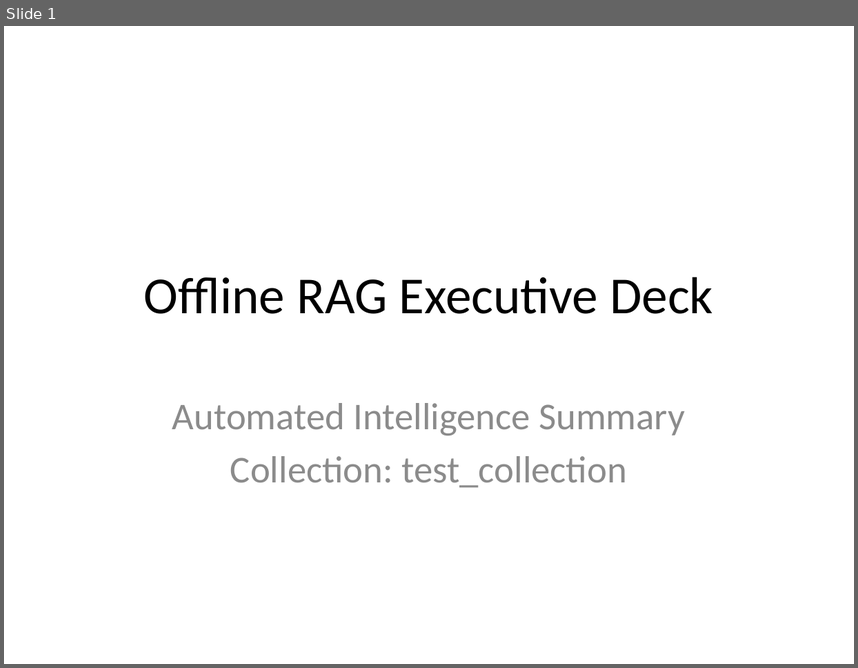
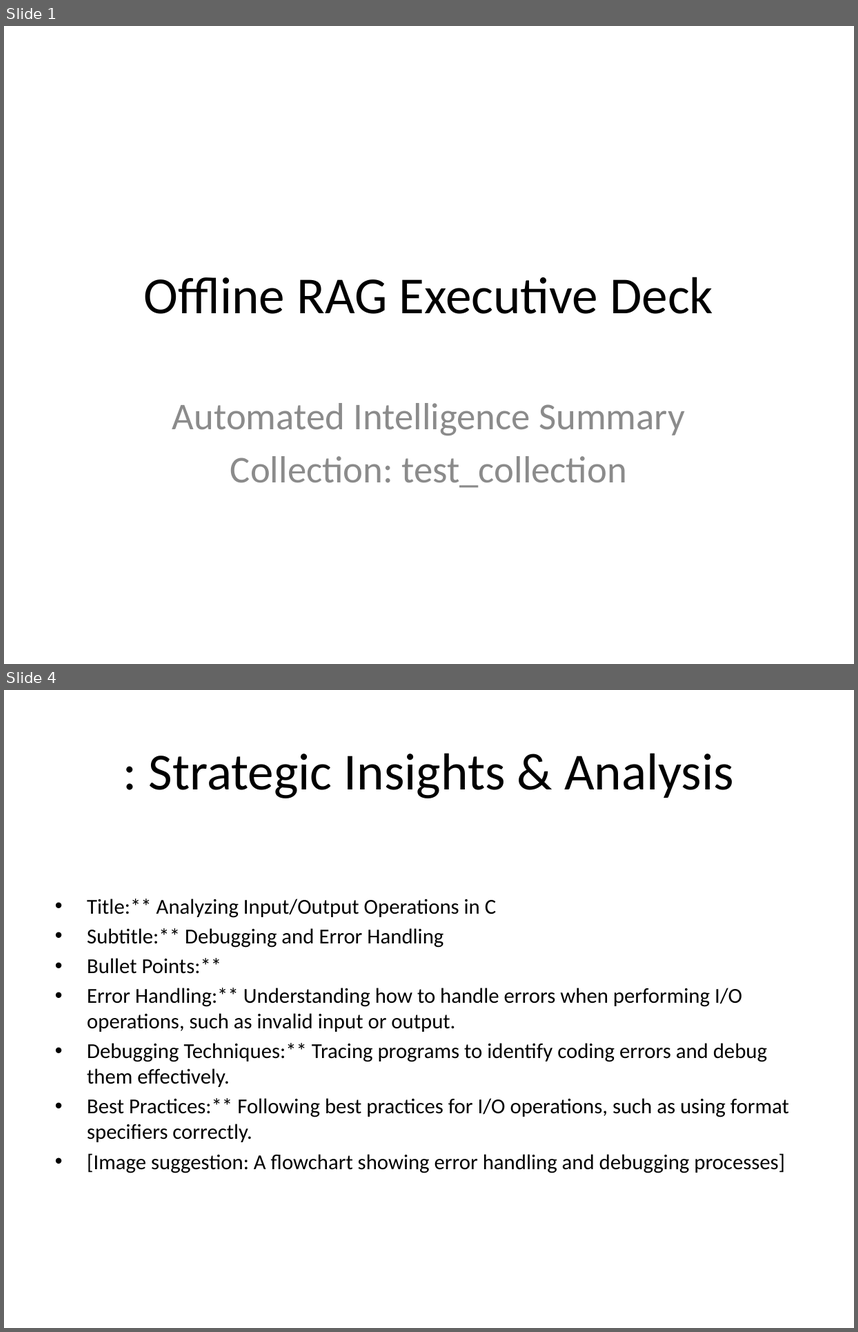
Before and after one commit to kalakonda-akshay/RAG, a slide deck: data/reports/audit_test.pptx. Shown one above the other, each under a label of ours: slide 1 before the commit, slides 1 and 4 after it; the slides between them are not shown. The pictures are 858x668 and 858x1332 pixels, drawn with LibreOffice and Linux fonts; fonts in the diff are those of the drawing. Boxes give left, top, right and bottom in pixels: in the first picture for what was removed or moved away, otherwise in the second. Text is boxed around its words. In the diff, an @@ line names an element or a change of style, - is before the commit and + after.

```diff
--- a/data/reports/audit_test.pptx
+++ b/data/reports/audit_test.pptx
@@ slide 4 added at box(4, 690, 854, 1328), background #FFFFFF @@
@@ title added at box(149, 753, 734, 798), 44 pt, text #000000 @@
+: Strategic Insights & Analysis
@@ text added at box(87, 898, 789, 1173), 18 pt, text #000000 @@
+• Title:** Analyzing Input/Output Operations in C
+• Subtitle:** Debugging and Error Handling
+• Bullet Points:**
+• Error Handling:** Understanding how to handle errors when performing I/O operations, such as invalid input or output.
+• Debugging Techniques:** Tracing programs to identify coding errors and debug them effectively.
+• Best Practices:** Following best practices for I/O operations, such as using format specifiers correctly.
+• [Image suggestion: A flowchart showing error handling and debugging processes]
```
Also in this commit, not shown: 2 slides changed, 1 other slide added, 2 slides removed, 36 other files.
